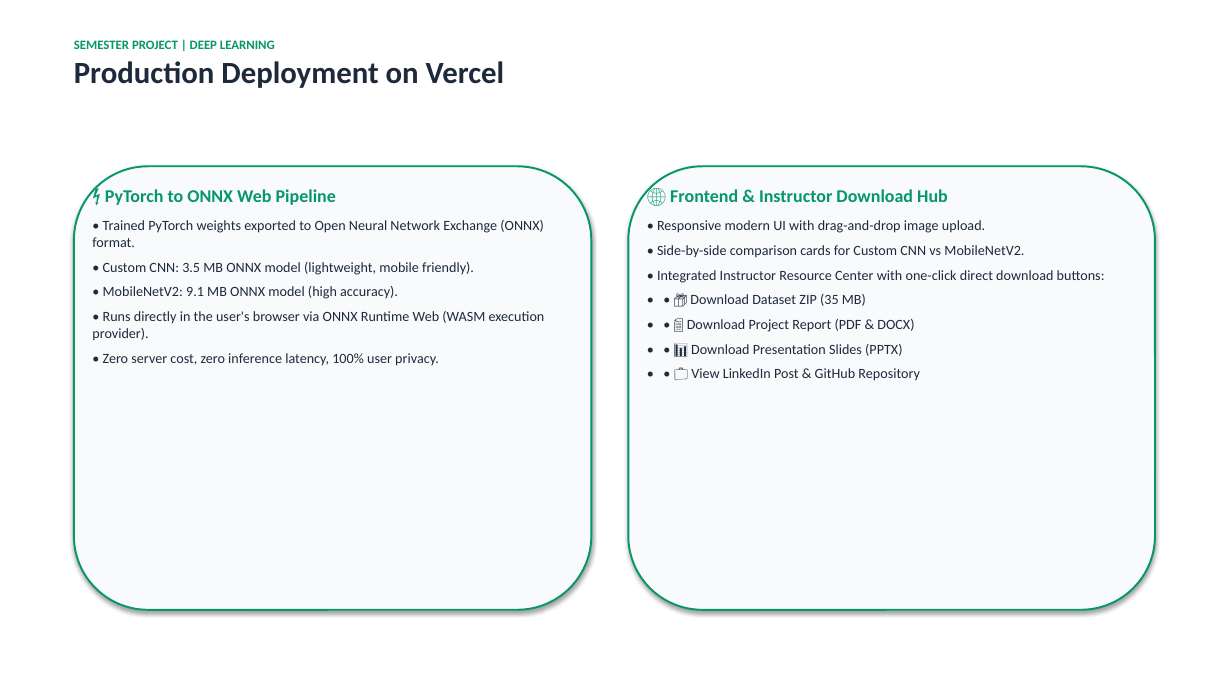
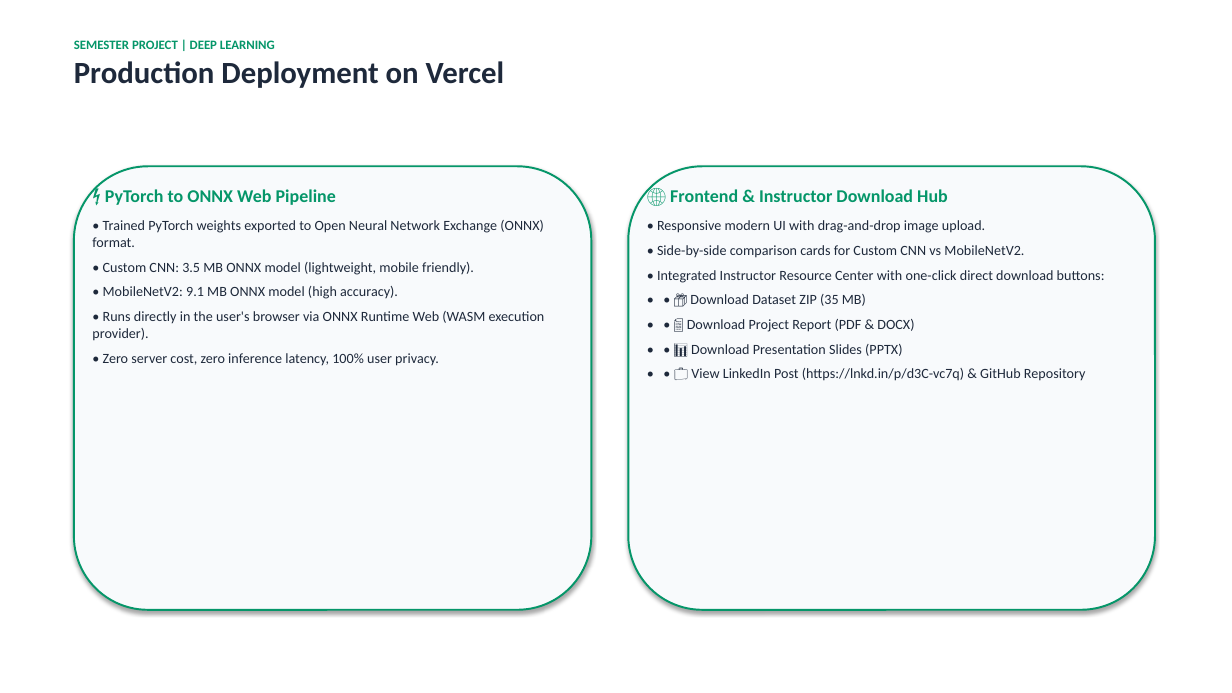
Before and after one commit to iamahmadishtiaq/lily-flower-classification, a slide deck: slide 9 of web/public/downloads/Lily_Classification_Presentation.pptx. Drawn at 1232x693 pixels with LibreOffice and Linux fonts; fonts in the diff are those of the drawing. Boxes give left, top, right and bottom in pixels: in the first picture for what was removed or moved away, otherwise in the second. Text is boxed around its words. In the diff, an @@ line names an element or a change of style, - is before the commit and + after.

Commit message:
Attach live LinkedIn post URL to frontend hub, reports, and presentation slides

```diff
--- a/web/public/downloads/Lily_Classification_Presentation.pptx
+++ b/web/public/downloads/Lily_Classification_Presentation.pptx
@@ text at bbox=[691, 368, 1086, 381]: text changed @@
-• • 💼 View LinkedIn Post & GitHub Repository
+• • 💼 View LinkedIn Post (https://lnkd.in/p/d3C-vc7q) & GitHub Repository
```
Also in this commit, not shown: 3 other files.
